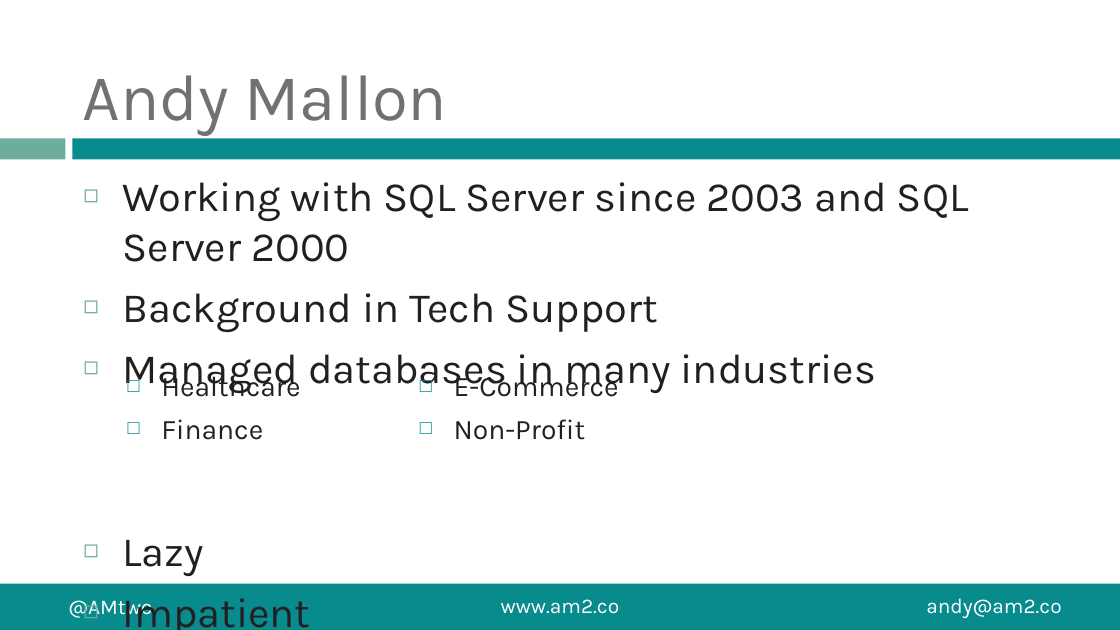
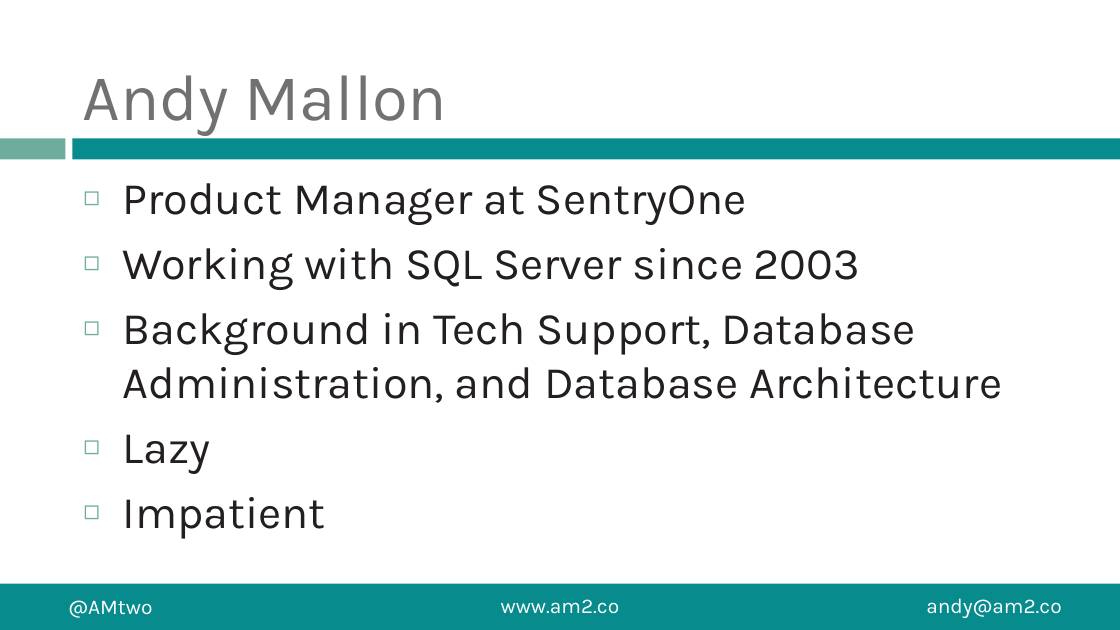
Before and after one commit to amtwo/Presentations, a slide deck: slide 2 of Demystifying-Data-Compression/Data_Compression.pptx. Drawn at 1120x630 pixels with LibreOffice and Linux fonts; fonts in the diff are those of the drawing. Boxes give left, top, right and bottom in pixels: in the first picture for what was removed or moved away, otherwise in the second. Text is boxed around its words. In the diff, an @@ line names an element or a change of style, - is before the commit and + after.

```diff
--- a/Demystifying-Data-Compression/Data_Compression.pptx
+++ b/Demystifying-Data-Compression/Data_Compression.pptx
@@ text at box(122, 183, 1002, 403): text changed; size 35.8 to 38.7 pt @@
-◻ Working with SQL Server since 2003 and SQL Server 2000
-◻ Background in Tech Support
-◻ Managed databases in many industries
+◻ Product Manager at SentryOne
+◻ Working with SQL Server since 2003
+◻ Background in Tech Support, Database Administration, and Database Architecture
@@ text removed at box(161, 371, 619, 440) @@
-  □ Healthcare
-  □ Finance
-  □ E-Commerce
-  □ Non-Profit
@@ text at box(122, 434, 325, 539): size 35.8 to 38.7 pt in "Lazy", "Impatient" @@
```
Also in this commit, not shown: 1 other slide changed, 6 other files.
